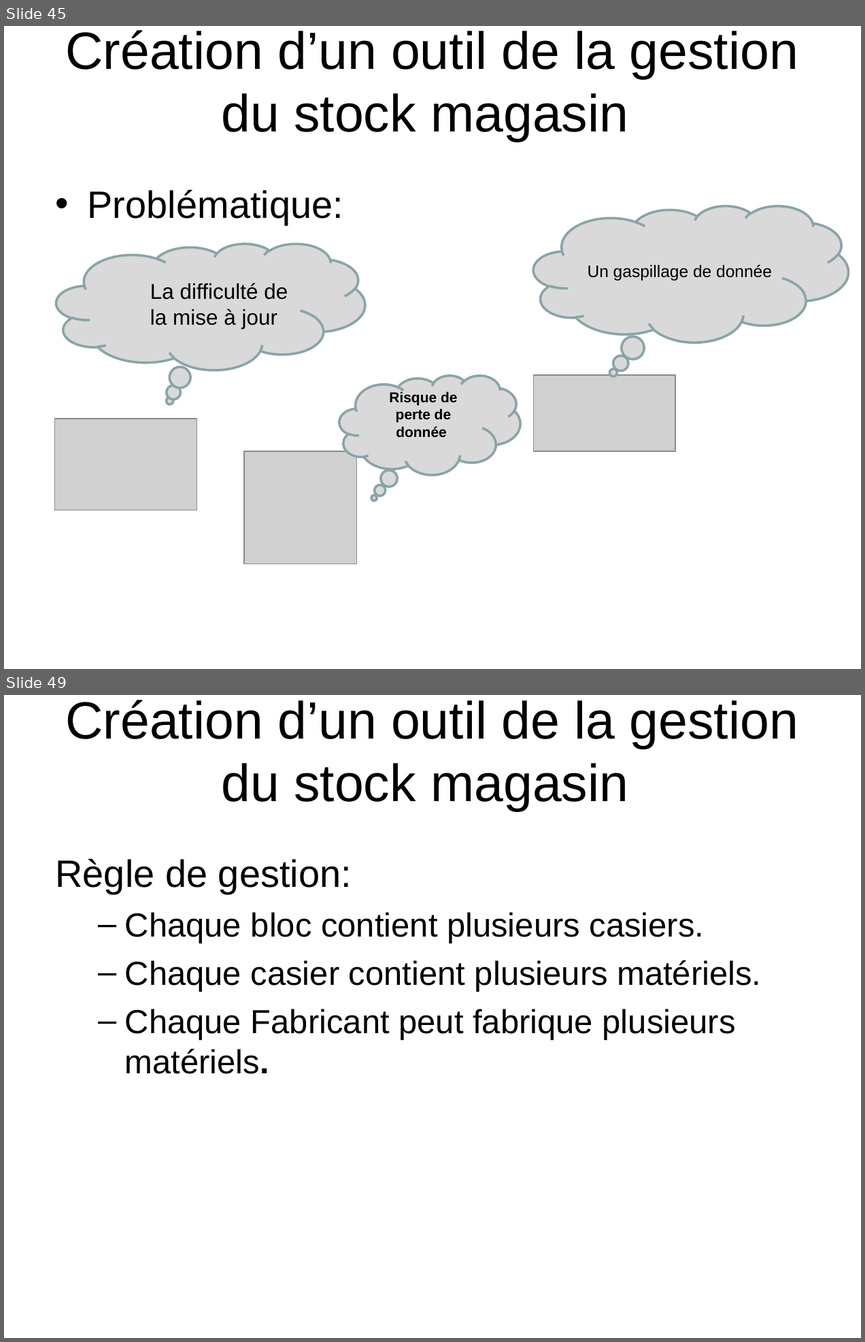
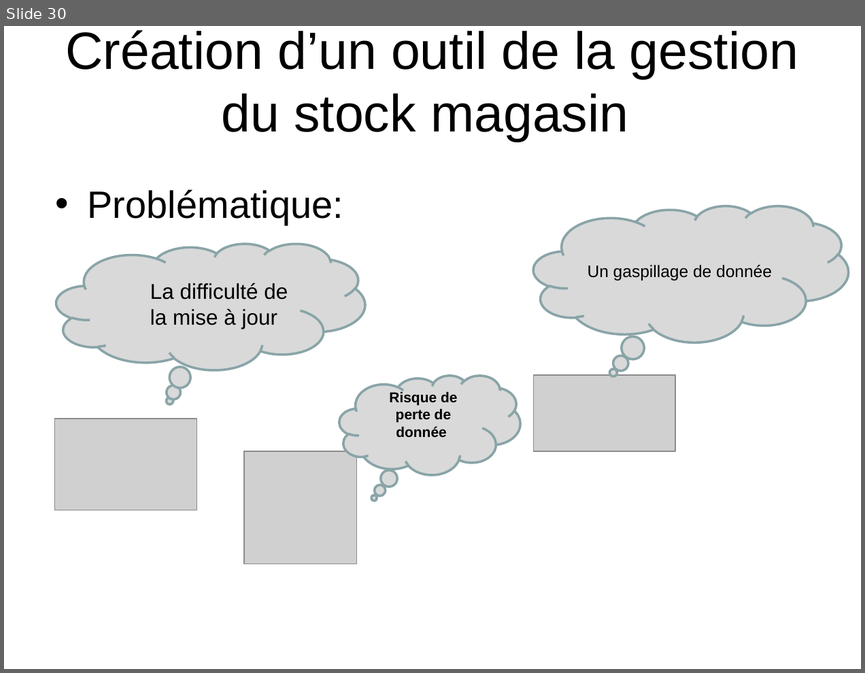
Before and after one commit to HabibAroua/Criminel_dep, a slide deck: documentation/presentation/P1/2734.ppt. Shown one above the other, each under a label of ours: slides 45 and 49 before the commit, slide 30 after it; the slides between them are not shown. The pictures are 865x1342 and 865x673 pixels, drawn with LibreOffice and Linux fonts; fonts in the diff are those of the drawing; grey boxes stand for pictures; background and template pictures are left out. Boxes give left, top, right and bottom in pixels: in the first picture for what was removed or moved away, otherwise in the second. Text is boxed around its words. In the diff, an @@ line names an element or a change of style, - is before the commit and + after.

```diff
--- a/documentation/presentation/P1/2734.ppt
+++ b/documentation/presentation/P1/2734.ppt
@@ slide 49 removed at (x1=4, y1=695, x2=861, y2=1338), background picture (left out) @@
@@ title removed at (x1=65, y1=700, x2=798, y2=811) @@
-Création d’un outil de la gestion du stock magasin
@@ text removed at (x1=55, y1=858, x2=761, y2=1074) @@
-Règle de gestion:
-  – Chaque bloc contient plusieurs casiers.
-  – Chaque casier contient plusieurs matériels.
-  – Chaque Fabricant peut fabrique plusieurs matériels.
@@ what was slide 45 is now slide 30 @@
```
Also in this commit, not shown: 2 slides changed, 9 slides added, 42 other slides removed.
